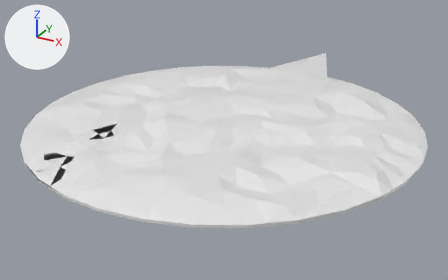
A saved change to the OBJ model assets/terraintest.obj.
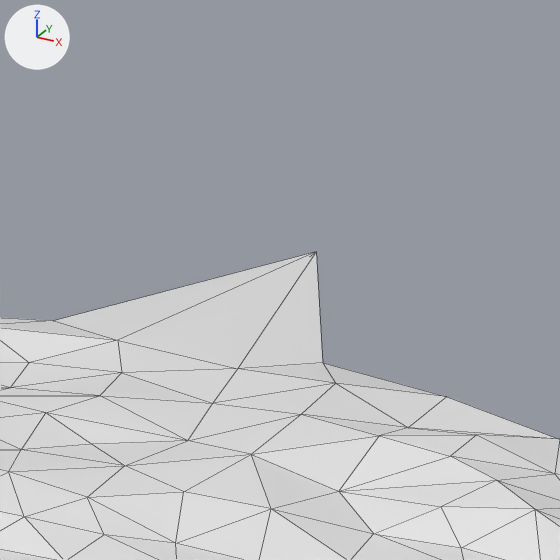
Each version is shown whole from a 50 mm camera at (117.3, -213.3, 99.7) aimed at (-5.3, 9.6, -11.7), then close up on the part from 58% to 84% of the width and 0% to 42% of the height. Lighting does not change. The marker at upper left points along +X, +Y and +Z. The close-ups show mesh edges as thin lines. Where no turn or scale is listed for an object, it has been applied to the vertices. Vertices at the same position are counted once.

Objects in the first close-up: '실린더'.
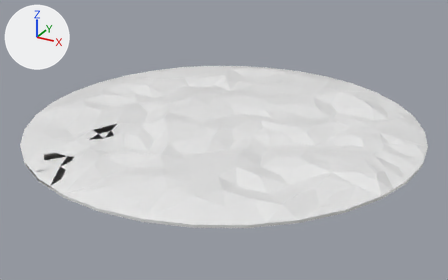
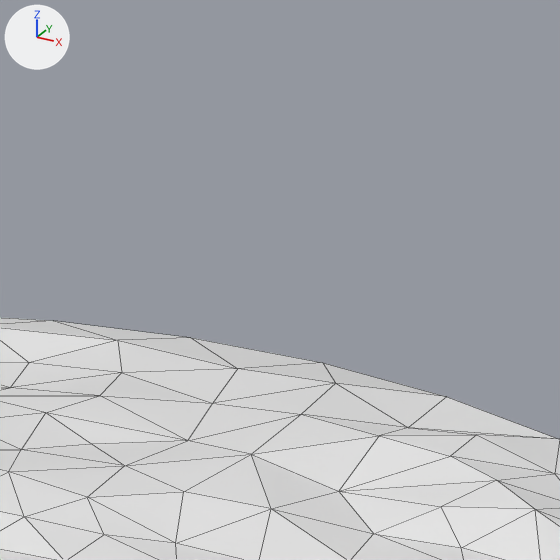
Changed parts and their boxes (x1, y1, x2, y2) in the close-ups (560 x 560 px; the box of a moved part takes in the faces that stretch with it):
'실린더', reshaped: before (0, 252, 560, 560); after (0, 317, 560, 560)
part 1 of me_실린더, moved or reshaped: before (55, 252, 322, 369); after (56, 321, 321, 369)

What changed in the scene script:
```text
Change me_실린더:
    where me_실린더.from_pydata(...)  # 453 vertices, 693 faces; spans x -82.0..82.0, y -82.0..122.0, z 0.0..6.0
    used by ob_실린더; location = (0.0, 0.0, 0.0)
    me_실린더 part 1
    me_실린더.vertices[1].co: (0.0, 122.0, 1.0) -> (0.0, 82.0, 1.0)  # pixel (316, 251) -> pixel (190, 337)
```
